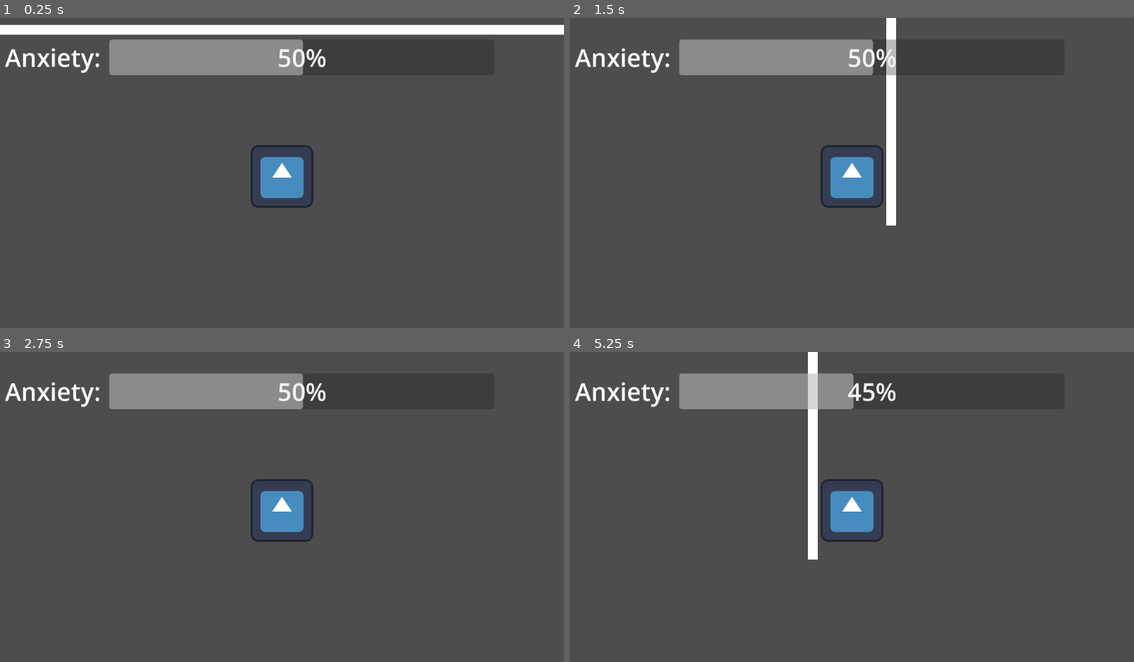
Above: before the commit, frames 1-4 (two rows, left to right).
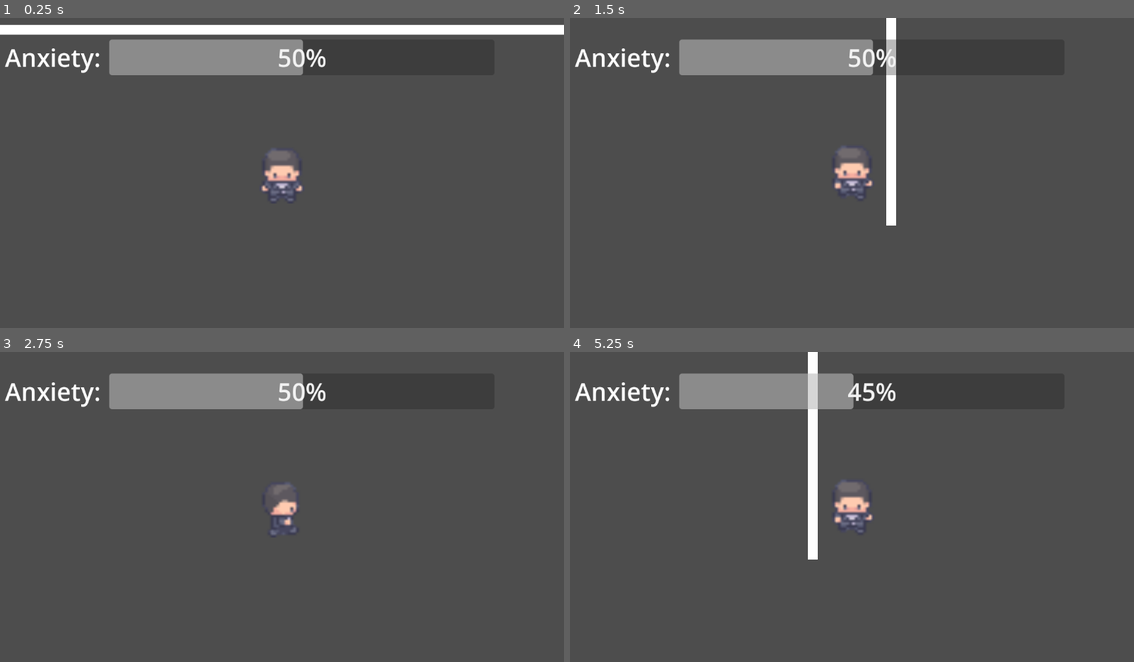
Above: after the commit, the same moments.

Repository: mpallansch/FearToFreedom
Game: Godot game, scene res://Main.tscn
The game is run twice, just before and just after one commit, with the same random seed, the same clock (stepped at 60 frames per second) and the same inputs. The engine's default icon, where the game draws it, is replaced by a stand-in: a white triangle on a blue panel in a dark square.
Inputs:
- Up to frame 1 (0.25 s): no input
- Up to frame 2 (1.5 s): hold Right (right) 0.53-1.28 s; hold Down (down) from 1.28 s (still down)
- Up to frame 3 (2.75 s): release Down (down) at 2.03 s; hold Right (right) from 2.03 s (still down)
- Up to frame 4 (5.25 s): release Right (right) at 2.78 s; hold Up (up) 2.78-3.53 s; hold Left (left) 3.53-5.03 s; hold Down (down) from 5.03 s (still down)

The runs differ from the first frame. In frame 1, 1.4% of the frame differs, in the area x 44-56%, y 41-62%; in frame 2, 1.5%; in frame 3, 1.4%; in frame 4, 1.5%.

Commit message:
Adds Collectibles and Player Sprite

Diff:
--- /dev/null
+++ b/Collectable.gd
@@ -0,0 +1,30 @@
+extends Node2D
+
+signal apply_persistent_state(persistent_state)
+
+# Called when the node enters the scene tree for the first time.
+func _ready():
+	apply_persistent_state.connect(on_apply_persistent_state)
+
+	if has_meta("sprite"):
+		var sprite_node = get_node("Sprites").get_node(get_meta("sprite"))
+		if sprite_node:
+			sprite_node.visible = true
+
+
+# Called every frame. 'delta' is the elapsed time since the previous frame.
+func _process(delta):
+	pass
+
+func on_apply_persistent_state(persistent_state):
+	if "collected" in persistent_state && persistent_state["collected"] == true:
+		queue_free()
+
+func _on_area_2d_body_entered(body):
+	if body.owner.name == "Player":
+		if has_meta("increase_anxiety"):
+			#GUI phantom to say what happened
+			PlayerVariables.add_anxiety(get_meta("increase_anxiety"))
+		#Persist change in level
+
+		queue_free()
--- /dev/null
+++ b/Collectable.tscn
@@ -0,0 +1,35 @@
+[gd_scene load_steps=3 format=3 uid="uid://bec6sjrt8ynm1"]
+
+[ext_resource type="Script" path="res://Collectable.gd" id="1_g6brh"]
+
+[sub_resource type="RectangleShape2D" id="RectangleShape2D_7hves"]
+size = Vector2(46.5, 44)
+
+[node name="Collectable" type="Node2D"]
+script = ExtResource("1_g6brh")
+
+[node name="Area2D" type="Area2D" parent="."]
+
+[node name="CollisionShape2D" type="CollisionShape2D" parent="Area2D"]
+position = Vector2(0, -25)
+shape = SubResource("RectangleShape2D_7hves")
+
+[node name="Sprites" type="Node2D" parent="."]
+
+[node name="Blue" type="ColorRect" parent="Sprites"]
+visible = false
+offset_left = -23.0
+offset_top = -46.0
+offset_right = 22.0
+offset_bottom = -4.0
+color = Color(0, 1, 1, 1)
+
+[node name="Red" type="ColorRect" parent="Sprites"]
+visible = false
+offset_left = -23.0
+offset_top = -47.0
+offset_right = 23.0
+offset_bottom = -4.0
+color = Color(0.698039, 0.211765, 0.243137, 1)
+
+[connection signal="body_entered" from="Area2D" to="." method="_on_area_2d_body_entered"]
--- a/Main.tscn
+++ b/Main.tscn
@@ -1,7 +1,8 @@
-[gd_scene load_steps=7 format=3 uid="uid://chrvrglkcykfp"]
+[gd_scene load_steps=8 format=3 uid="uid://chrvrglkcykfp"]
 
 [ext_resource type="PackedScene" uid="uid://bcs4rat7nfoy1" path="res://Player.tscn" id="1_exbn1"]
 [ext_resource type="PackedScene" uid="uid://bnpt0rh07t6vl" path="res://AnxietyZone.tscn" id="2_rf81a"]
+[ext_resource type="PackedScene" uid="uid://bec6sjrt8ynm1" path="res://Collectable.tscn" id="3_oay7c"]
 
 [sub_resource type="CanvasTexture" id="CanvasTexture_dxqu0"]
 
@@ -23,6 +24,7 @@
 [node name="Main" type="Node2D"]
 
 [node name="Player" parent="." instance=ExtResource("1_exbn1")]
+z_index = 1
 
 [node name="AnxietyZone" parent="." instance=ExtResource("2_rf81a")]
 metadata/width = 1000
@@ -89,3 +91,8 @@
 
 [node name="CollisionShape2D" type="CollisionShape2D" parent="RigidBody2D4"]
 shape = SubResource("RectangleShape2D_jrspj")
+
+[node name="Collectable" parent="." instance=ExtResource("3_oay7c")]
+position = Vector2(-3702, 2)
+metadata/sprite = "Red"
+metadata/increase_anxiety = "-20"
--- a/Player.gd
+++ b/Player.gd
@@ -3,6 +3,7 @@
 const SPEED = 1000.0
 const interval = 5
 var elapsed = 0
+var direction_facing = "down"
 
 func _ready():
 	PlayerVariables.set_hud(%HUD)
@@ -21,4 +22,19 @@
 	if velocity.x != 0 || velocity.y != 0:
 		%Fog.update_pos(position.x, position.y)
 
+		if velocity.x > 0:
+			direction_facing = "right"
+		elif velocity.x < 0:
+			direction_facing = "left"
+		elif velocity.y > 0:
+			direction_facing = "down"
+		elif velocity.y < 0:
+			direction_facing = "up"
+
+		if %AnimatedSprite2D.animation != str("run-", direction_facing):
+			%AnimatedSprite2D.play(str("run-", direction_facing))
+	else:
+		if %AnimatedSprite2D.animation != str("idle-", direction_facing):
+			%AnimatedSprite2D.play(str("idle-", direction_facing))
+
 	move_and_slide()
--- a/Player.tscn
+++ b/Player.tscn
@@ -1,11 +1,391 @@
-[gd_scene load_steps=6 format=3 uid="uid://bcs4rat7nfoy1"]
+[gd_scene load_steps=56 format=3 uid="uid://bcs4rat7nfoy1"]
 
 [ext_resource type="Script" path="res://Player.gd" id="1_0su0x"]
-[ext_resource type="Texture2D" uid="uid://d1xhnonelik18" path="res://icon.svg" id="2_lwwrl"]
 [ext_resource type="PackedScene" uid="uid://b48rx265lapf6" path="res://HUD.tscn" id="3_hgaao"]
+[ext_resource type="Texture2D" uid="uid://c6rgfr8w2adhv" path="res://Bob_run_16x16.png" id="4_2o5j4"]
+[ext_resource type="Texture2D" uid="uid://2bfp5rx41jrv" path="res://Bob_idle_anim_16x16.png" id="4_a145o"]
 [ext_resource type="Script" path="res://Fog.gd" id="4_vcl8e"]
 
 [sub_resource type="CircleShape2D" id="CircleShape2D_jl8g6"]
+
+[sub_resource type="AtlasTexture" id="AtlasTexture_gxrad"]
+atlas = ExtResource("4_a145o")
+region = Rect2(288, 0, 16, 32)
+
+[sub_resource type="AtlasTexture" id="AtlasTexture_cdm6h"]
+atlas = ExtResource("4_a145o")
+region = Rect2(304, 0, 16, 32)
+
+[sub_resource type="AtlasTexture" id="AtlasTexture_6mckj"]
+atlas = ExtResource("4_a145o")
+region = Rect2(320, 0, 16, 32)
+
+[sub_resource type="AtlasTexture" id="AtlasTexture_j2oju"]
+atlas = ExtResource("4_a145o")
+region = Rect2(336, 0, 16, 32)
+
+[sub_resource type="AtlasTexture" id="AtlasTexture_4brvd"]
+atlas = ExtResource("4_a145o")
+region = Rect2(352, 0, 16, 32)
+
+[sub_resource type="AtlasTexture" id="AtlasTexture_1jqpi"]
+atlas = ExtResource("4_a145o")
+region = Rect2(368, 0, 16, 32)
+
+[sub_resource type="AtlasTexture" id="AtlasTexture_ttngi"]
+atlas = ExtResource("4_a145o")
+region = Rect2(192, 0, 16, 32)
+
+[sub_resource type="AtlasTexture" id="AtlasTexture_icu01"]
+atlas = ExtResource("4_a145o")
+region = Rect2(208, 0, 16, 32)
+
+[sub_resource type="AtlasTexture" id="AtlasTexture_jroue"]
+atlas = ExtResource("4_a145o")
+region = Rect2(224, 0, 16, 32)
+
+[sub_resource type="AtlasTexture" id="AtlasTexture_7hhmu"]
+atlas = ExtResource("4_a145o")
+region = Rect2(240, 0, 16, 32)
+
+[sub_resource type="AtlasTexture" id="AtlasTexture_hq0hr"]
+atlas = ExtResource("4_a145o")
+region = Rect2(256, 0, 16, 32)
+
+[sub_resource type="AtlasTexture" id="AtlasTexture_1i4lj"]
+atlas = ExtResource("4_a145o")
+region = Rect2(272, 0, 16, 32)
+
+[sub_resource type="AtlasTexture" id="AtlasTexture_rav3v"]
+atlas = ExtResource("4_a145o")
+region = Rect2(0, 0, 16, 32)
+
+[sub_resource type="AtlasTexture" id="AtlasTexture_3u828"]
+atlas = ExtResource("4_a145o")
+region = Rect2(16, 0, 16, 32)
+
+[sub_resource type="AtlasTexture" id="AtlasTexture_pov0a"]
+atlas = ExtResource("4_a145o")
+region = Rect2(32, 0, 16, 32)
+
+[sub_resource type="AtlasTexture" id="AtlasTexture_jihtl"]
+atlas = ExtResource("4_a145o")
+region = Rect2(48, 0, 16, 32)
+
+[sub_resource type="AtlasTexture" id="AtlasTexture_flsmd"]
+atlas = ExtResource("4_a145o")
+region = Rect2(64, 0, 16, 32)
+
+[sub_resource type="AtlasTexture" id="AtlasTexture_5twml"]
+atlas = ExtResource("4_a145o")
+region = Rect2(80, 0, 16, 32)
+
+[sub_resource type="AtlasTexture" id="AtlasTexture_igs7q"]
+atlas = ExtResource("4_a145o")
+region = Rect2(96, 0, 16, 32)
+
+[sub_resource type="AtlasTexture" id="AtlasTexture_38ua1"]
+atlas = ExtResource("4_a145o")
+region = Rect2(112, 0, 16, 32)
+
+[sub_resource type="AtlasTexture" id="AtlasTexture_qy5lt"]
+atlas = ExtResource("4_a145o")
+region = Rect2(128, 0, 16, 32)
+
+[sub_resource type="AtlasTexture" id="AtlasTexture_xtexy"]
+atlas = ExtResource("4_a145o")
+region = Rect2(144, 0, 16, 32)
+
+[sub_resource type="AtlasTexture" id="AtlasTexture_3n4se"]
+atlas = ExtResource("4_a145o")
+region = Rect2(160, 0, 16, 32)
+
+[sub_resource type="AtlasTexture" id="AtlasTexture_xvbqv"]
+atlas = ExtResource("4_a145o")
+region = Rect2(176, 0, 16, 32)
+
+[sub_resource type="AtlasTexture" id="AtlasTexture_2t5p5"]
+atlas = ExtResource("4_2o5j4")
+region = Rect2(288, 0, 16, 32)
+
+[sub_resource type="AtlasTexture" id="AtlasTexture_tgpvo"]
+atlas = ExtResource("4_2o5j4")
+region = Rect2(304, 0, 16, 32)
+
+[sub_resource type="AtlasTexture" id="AtlasTexture_j6psm"]
+atlas = ExtResource("4_2o5j4")
+region = Rect2(320, 0, 16, 32)
+
+[sub_resource type="AtlasTexture" id="AtlasTexture_lhkcc"]
+atlas = ExtResource("4_2o5j4")
+region = Rect2(336, 0, 16, 32)
+
+[sub_resource type="AtlasTexture" id="AtlasTexture_lr536"]
+atlas = ExtResource("4_2o5j4")
+region = Rect2(352, 0, 16, 32)
+
+[sub_resource type="AtlasTexture" id="AtlasTexture_nb2pb"]
+atlas = ExtResource("4_2o5j4")
+region = Rect2(368, 0, 16, 32)
+
+[sub_resource type="AtlasTexture" id="AtlasTexture_y2jxo"]
+atlas = ExtResource("4_2o5j4")
+region = Rect2(192, 0, 16, 32)
+
+[sub_resource type="AtlasTexture" id="AtlasTexture_akr31"]
+atlas = ExtResource("4_2o5j4")
+region = Rect2(208, 0, 16, 32)
+
+[sub_resource type="AtlasTexture" id="AtlasTexture_6gfqs"]
+atlas = ExtResource("4_2o5j4")
+region = Rect2(224, 0, 16, 32)
+
+[sub_resource type="AtlasTexture" id="AtlasTexture_pdim4"]
+atlas = ExtResource("4_2o5j4")
+region = Rect2(240, 0, 16, 32)
+
+[sub_resource type="AtlasTexture" id="AtlasTexture_74tdo"]
+atlas = ExtResource("4_2o5j4")
+region = Rect2(256, 0, 16, 32)
+
+[sub_resource type="AtlasTexture" id="AtlasTexture_eio7c"]
+atlas = ExtResource("4_2o5j4")
+region = Rect2(272, 0, 16, 32)
+
+[sub_resource type="AtlasTexture" id="AtlasTexture_8t6xl"]
+atlas = ExtResource("4_2o5j4")
+region = Rect2(0, 0, 16, 32)
+
+[sub_resource type="AtlasTexture" id="AtlasTexture_mmxc6"]
+atlas = ExtResource("4_2o5j4")
+region = Rect2(16, 0, 16, 32)
+
+[sub_resource type="AtlasTexture" id="AtlasTexture_8gdbi"]
+atlas = ExtResource("4_2o5j4")
+region = Rect2(32, 0, 16, 32)
+
+[sub_resource type="AtlasTexture" id="AtlasTexture_y7wvo"]
+atlas = ExtResource("4_2o5j4")
+region = Rect2(48, 0, 16, 32)
+
+[sub_resource type="AtlasTexture" id="AtlasTexture_fhuvg"]
+atlas = ExtResource("4_2o5j4")
+region = Rect2(64, 0, 16, 32)
+
+[sub_resource type="AtlasTexture" id="AtlasTexture_eoqlj"]
+atlas = ExtResource("4_2o5j4")
+region = Rect2(80, 0, 16, 32)
+
+[sub_resource type="AtlasTexture" id="AtlasTexture_e50xx"]
+atlas = ExtResource("4_2o5j4")
+region = Rect2(96, 0, 16, 32)
+
+[sub_resource type="AtlasTexture" id="AtlasTexture_x4nka"]
+atlas = ExtResource("4_2o5j4")
+region = Rect2(112, 0, 16, 32)
+
+[sub_resource type="AtlasTexture" id="AtlasTexture_hoyu2"]
+atlas = ExtResource("4_2o5j4")
+region = Rect2(128, 0, 16, 32)
+
+[sub_resource type="AtlasTexture" id="AtlasTexture_gn2a0"]
+atlas = ExtResource("4_2o5j4")
+region = Rect2(144, 0, 16, 32)
+
+[sub_resource type="AtlasTexture" id="AtlasTexture_gy2fi"]
+atlas = ExtResource("4_2o5j4")
+region = Rect2(160, 0, 16, 32)
+
+[sub_resource type="AtlasTexture" id="AtlasTexture_lgp8c"]
+atlas = ExtResource("4_2o5j4")
+region = Rect2(176, 0, 16, 32)
+
+[sub_resource type="SpriteFrames" id="SpriteFrames_vr0lh"]
+animations = [{
+"frames": [{
+"duration": 1.0,
+"texture": SubResource("AtlasTexture_gxrad")
+}, {
+"duration": 1.0,
+"texture": SubResource("AtlasTexture_cdm6h")
+}, {
+"duration": 1.0,
+"texture": SubResource("AtlasTexture_6mckj")
+}, {
+"duration": 1.0,
+"texture": SubResource("AtlasTexture_j2oju")
+}, {
+"duration": 1.0,
+"texture": SubResource("AtlasTexture_4brvd")
+}, {
+"duration": 1.0,
+"texture": SubResource("AtlasTexture_1jqpi")
+}],
+"loop": true,
+"name": &"idle-down",
+"speed": 5.0
+}, {
+"frames": [{
+"duration": 1.0,
+"texture": SubResource("AtlasTexture_ttngi")
+}, {
+"duration": 1.0,
+"texture": SubResource("AtlasTexture_icu01")
+}, {
+"duration": 1.0,
+"texture": SubResource("AtlasTexture_jroue")
+}, {
+"duration": 1.0,
+"texture": SubResource("AtlasTexture_7hhmu")
+}, {
+"duration": 1.0,
+"texture": SubResource("AtlasTexture_hq0hr")
+}, {
+"duration": 1.0,
+"texture": SubResource("AtlasTexture_1i4lj")
+}],
+"loop": true,
+"name": &"idle-left",
+"speed": 5.0
+}, {
+"frames": [{
+"duration": 1.0,
+"texture": SubResource("AtlasTexture_rav3v")
+}, {
+"duration": 1.0,
+"texture": SubResource("AtlasTexture_3u828")
+}, {
+"duration": 1.0,
+"texture": SubResource("AtlasTexture_pov0a")
+}, {
+"duration": 1.0,
+"texture": SubResource("AtlasTexture_jihtl")
+}, {
+"duration": 1.0,
+"texture": SubResource("AtlasTexture_flsmd")
+}, {
+"duration": 1.0,
+"texture": SubResource("AtlasTexture_5twml")
+}],
+"loop": true,
+"name": &"idle-right",
+"speed": 5.0
+}, {
+"frames": [{
+"duration": 1.0,
+"texture": SubResource("AtlasTexture_igs7q")
+}, {
+"duration": 1.0,
+"texture": SubResource("AtlasTexture_38ua1")
+}, {
+"duration": 1.0,
+"texture": SubResource("AtlasTexture_qy5lt")
+}, {
+"duration": 1.0,
+"texture": SubResource("AtlasTexture_xtexy")
+}, {
+"duration": 1.0,
+"texture": SubResource("AtlasTexture_3n4se")
+}, {
+"duration": 1.0,
+"texture": SubResource("AtlasTexture_xvbqv")
+}],
+"loop": true,
+"name": &"idle-up",
+"speed": 5.0
+}, {
+"frames": [{
+"duration": 1.0,
+"texture": SubResource("AtlasTexture_2t5p5")
+}, {
+"duration": 1.0,
+"texture": SubResource("AtlasTexture_tgpvo")
+}, {
+"duration": 1.0,
+"texture": SubResource("AtlasTexture_j6psm")
+}, {
+"duration": 1.0,
+"texture": SubResource("AtlasTexture_lhkcc")
+}, {
+"duration": 1.0,
+"texture": SubResource("AtlasTexture_lr536")
+}, {
+"duration": 1.0,
+"texture": SubResource("AtlasTexture_nb2pb")
+}],
+"loop": true,
+"name": &"run-down",
+"speed": 5.0
+}, {
+"frames": [{
+"duration": 1.0,
+"texture": SubResource("AtlasTexture_y2jxo")
+}, {
+"duration": 1.0,
+"texture": SubResource("AtlasTexture_akr31")
+}, {
+"duration": 1.0,
+"texture": SubResource("AtlasTexture_6gfqs")
+}, {
+"duration": 1.0,
+"texture": SubResource("AtlasTexture_pdim4")
+}, {
+"duration": 1.0,
+"texture": SubResource("AtlasTexture_74tdo")
+}, {
+"duration": 1.0,
+"texture": SubResource("AtlasTexture_eio7c")
+}],
+"loop": true,
+"name": &"run-left",
+"speed": 5.0
+}, {
+"frames": [{
+"duration": 1.0,
+"texture": SubResource("AtlasTexture_8t6xl")
+}, {
+"duration": 1.0,
+"texture": SubResource("AtlasTexture_mmxc6")
+}, {
+"duration": 1.0,
+"texture": SubResource("AtlasTexture_8gdbi")
+}, {
+"duration": 1.0,
+"texture": SubResource("AtlasTexture_y7wvo")
+}, {
+"duration": 1.0,
+"texture": SubResource("AtlasTexture_fhuvg")
+}, {
+"duration": 1.0,
+"texture": SubResource("AtlasTexture_eoqlj")
+}],
+"loop": true,
+"name": &"run-right",
+"speed": 5.0
+}, {
+"frames": [{
+"duration": 1.0,
+"texture": SubResource("AtlasTexture_e50xx")
+}, {
+"duration": 1.0,
+"texture": SubResource("AtlasTexture_x4nka")
+}, {
+"duration": 1.0,
+"texture": SubResource("AtlasTexture_hoyu2")
+}, {
+"duration": 1.0,
+"texture": SubResource("AtlasTexture_gn2a0")
+}, {
+"duration": 1.0,
+"texture": SubResource("AtlasTexture_gy2fi")
+}, {
+"duration": 1.0,
+"texture": SubResource("AtlasTexture_lgp8c")
+}],
+"loop": true,
+"name": &"run-up",
+"speed": 5.0
+}]
 
 [node name="Player" type="Node2D"]
 
@@ -16,14 +396,20 @@
 scale = Vector2(7, 7)
 shape = SubResource("CircleShape2D_jl8g6")
 
-[node name="Icon" type="Sprite2D" parent="CharacterBody2D"]
-texture = ExtResource("2_lwwrl")
-
 [node name="Camera2D" type="Camera2D" parent="CharacterBody2D"]
 
 [node name="HUD" parent="CharacterBody2D/Camera2D" instance=ExtResource("3_hgaao")]
 unique_name_in_owner = true
 
+[node name="AnimatedSprite2D" type="AnimatedSprite2D" parent="CharacterBody2D"]
+unique_name_in_owner = true
+position = Vector2(2.6226e-06, -27.25)
+scale = Vector2(5.75, 5.14062)
+sprite_frames = SubResource("SpriteFrames_vr0lh")
+animation = &"run-up"
+autoplay = "idle-down"
+
 [node name="Fog" type="Node2D" parent="."]
 unique_name_in_owner = true
+z_index = 1
 script = ExtResource("4_vcl8e")
--- a/PlayerVariables.gd
+++ b/PlayerVariables.gd
@@ -13,6 +13,12 @@
 		anxiety = anxiety + zones[0].drain
 	else:
 		anxiety = anxiety + default_anxiety_change
+
+	if hud != null:
+		hud.update()
+
+func add_anxiety(value):
+	anxiety = anxiety + int(value)
 
 	if hud != null:
 		hud.update()
Binary file added: Bob_idle_16x16.png
Not shown, added: Bob_idle_16x16.png.import
Binary file added: Bob_idle_anim_16x16.png
Not shown, added: Bob_idle_anim_16x16.png.import
Binary file added: Bob_phone_16x16.png
Not shown, added: Bob_phone_16x16.png.import
Binary file added: Bob_run_16x16.png
Not shown, added: Bob_run_16x16.png.import
